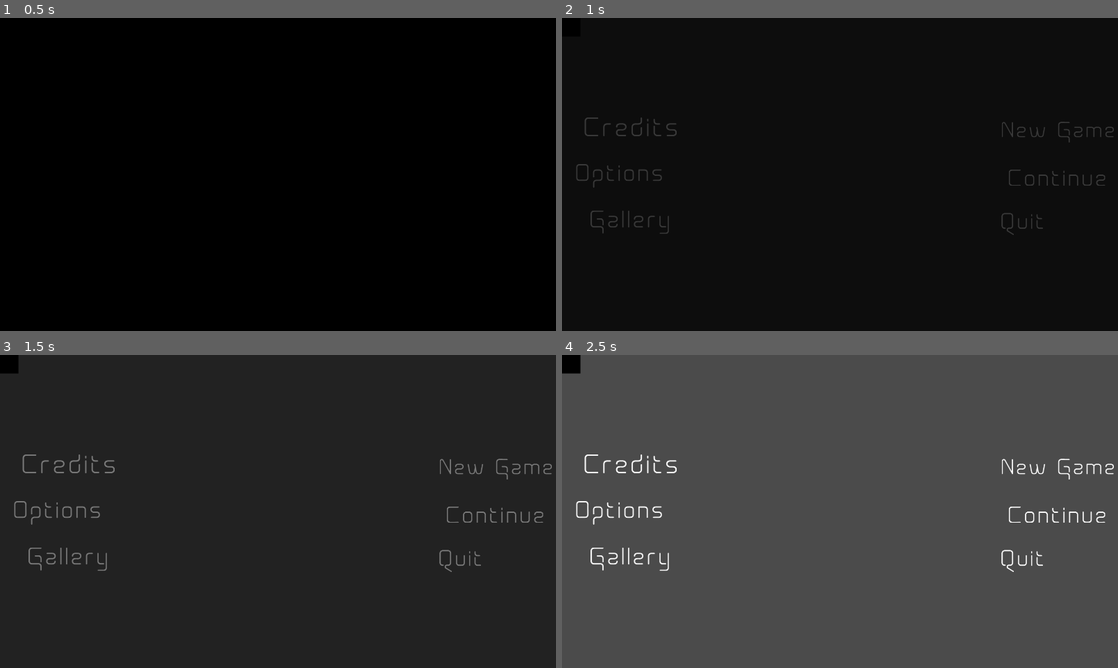
Above: before the commit, frames 1-4 (two rows, left to right).
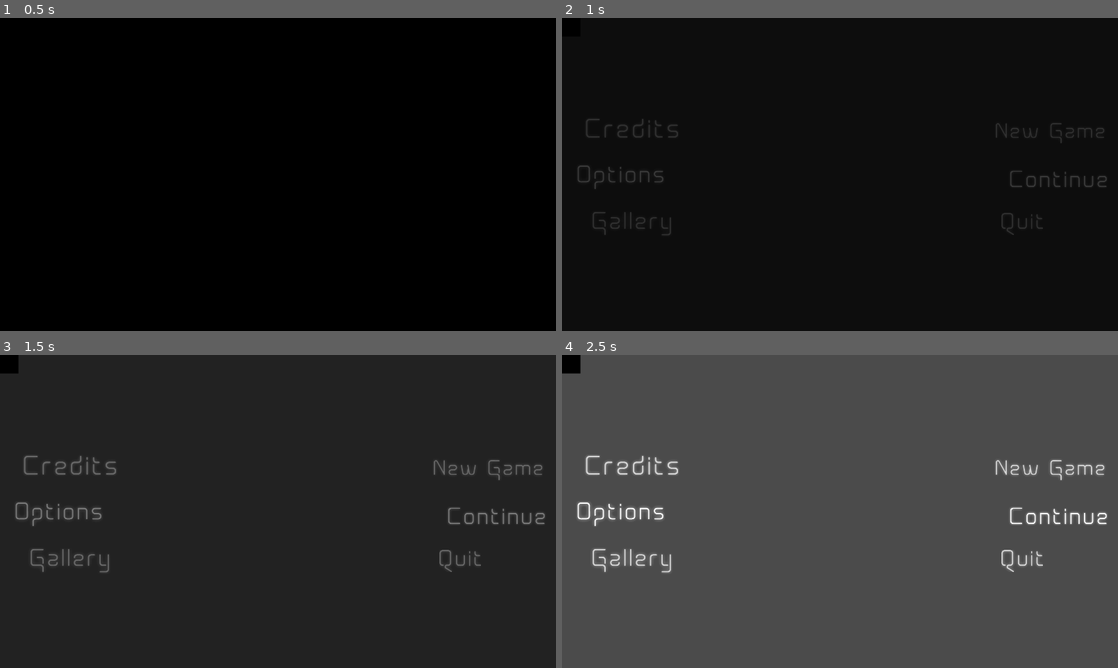
Above: after the commit, the same moments.

Repository: TomkoSK/Layers
Game: Godot game, scene res://BlackScene.tscn
Same seed, same stepped clock (60 frames per second), same inputs: the game is played once before the commit and once after it. Video files are missing from this copy of the repository; at most half a second of black plays in their place. Sound files missing from this copy of the repository are replaced by a short silence.
Inputs (mouse positions are in pixels of both pictures, inside the frame that each line leads up to; where the layout moved, square brackets give the same spot in the first picture):
- Up to frame 1 (0.5 s): no input
- Up to frame 2 (1 s): click (623, 177) [617, 174] at 0.5 s
- Up to frame 3 (1.5 s): click (72, 561) [72, 558] at 1.25 s
- Up to frame 4 (2.5 s): click (634, 464) [628, 464] at 2 s

Frame 1 is identical in both runs. In frame 2, 1.2% of the frame differs, in the area x 2-100%, y 31-70%; in frame 3, 1.7%; in frame 4, 2.3%.

Commit message:
Making main menu fancier, WIP just ending the day here

Diff:
--- a/Scenes/MainMenu.tscn
+++ b/Scenes/MainMenu.tscn
@@ -1,13 +1,14 @@
-[gd_scene load_steps=9 format=3 uid="uid://bsoithy5lg7is"]
+[gd_scene load_steps=10 format=3 uid="uid://bsoithy5lg7is"]
 
 [ext_resource type="Script" path="res://Scripts/MainMenu.gd" id="1_0bdrc"]
 [ext_resource type="VideoStream" path="res://output.ogv" id="2_crwrw"]
 [ext_resource type="Texture2D" uid="uid://ce47a7mikq46j" path="res://MainMenuButtons/Continue.png" id="3_1ps3f"]
-[ext_resource type="Texture2D" uid="uid://cs312hkdfnu1m" path="res://MainMenuButtons/NewGame.png" id="4_k0rbs"]
 [ext_resource type="Texture2D" uid="uid://dkmmuwk8sxfoc" path="res://MainMenuButtons/Options.png" id="5_5v4vt"]
+[ext_resource type="Texture2D" uid="uid://dpn8yu8p5rmrq" path="res://MainMenuButtons/NewButton.png" id="5_8qv40"]
 [ext_resource type="Texture2D" uid="uid://c6ajqmcd2va28" path="res://MainMenuButtons/Gallery.png" id="6_6x28t"]
 [ext_resource type="Texture2D" uid="uid://cbwq5k1y3y8mp" path="res://MainMenuButtons/Credits.png" id="7_x2h1r"]
 [ext_resource type="Texture2D" uid="uid://5qj1ebek6oke" path="res://MainMenuButtons/text-1704400544344.png" id="8_go4iy"]
+[ext_resource type="Texture2D" uid="uid://cg6012dh7t047" path="res://Textures/square.png" id="9_p2mw5"]
 
 [node name="MainMenu" type="Node2D"]
 script = ExtResource("1_0bdrc")
@@ -23,20 +24,32 @@
 [node name="Continue" type="Button" parent="."]
 offset_left = 1540.0
 offset_top = 520.0
-offset_right = 2024.0
-offset_bottom = 609.0
+offset_right = 2035.0
+offset_bottom = 622.0
 scale = Vector2(0.7, 0.7)
 icon = ExtResource("3_1ps3f")
 flat = true
 
+[node name="Arrow" type="Sprite2D" parent="Continue"]
+visible = false
+position = Vector2(-24.2857, 47.1428)
+scale = Vector2(20, 20)
+texture = ExtResource("9_p2mw5")
+
 [node name="NewGame" type="Button" parent="."]
-offset_left = 1515.0
+offset_left = 1490.0
 offset_top = 355.0
-offset_right = 1963.0
+offset_right = 1938.0
 offset_bottom = 444.0
-scale = Vector2(0.88, 0.88)
-icon = ExtResource("4_k0rbs")
+scale = Vector2(0.85, 0.85)
+icon = ExtResource("5_8qv40")
 flat = true
+
+[node name="Arrow" type="Sprite2D" parent="NewGame"]
+visible = false
+position = Vector2(-20, 35.2941)
+scale = Vector2(20, 20)
+texture = ExtResource("9_p2mw5")
 
 [node name="Options" type="Button" parent="."]
 offset_left = 45.0
@@ -46,6 +59,12 @@
 icon = ExtResource("5_5v4vt")
 flat = true
 
+[node name="Arrow" type="Sprite2D" parent="Options"]
+visible = false
+position = Vector2(322, 43)
+scale = Vector2(20, 20)
+texture = ExtResource("9_p2mw5")
+
 [node name="Gallery" type="Button" parent="."]
 offset_left = 95.0
 offset_top = 660.0
@@ -53,6 +72,12 @@
 offset_bottom = 749.0
 icon = ExtResource("6_6x28t")
 flat = true
+
+[node name="Arrow" type="Sprite2D" parent="Gallery"]
+visible = false
+position = Vector2(302, 44)
+scale = Vector2(20, 20)
+texture = ExtResource("9_p2mw5")
 
 [node name="Credits" type="Button" parent="."]
 offset_left = 75.0
@@ -63,6 +88,12 @@
 icon = ExtResource("7_x2h1r")
 flat = true
 
+[node name="Arrow" type="Sprite2D" parent="Credits"]
+visible = false
+position = Vector2(436.25, 57.5)
+scale = Vector2(25, 25)
+texture = ExtResource("9_p2mw5")
+
 [node name="Quit" type="Button" parent="."]
 offset_left = 1515.0
 offset_top = 670.0
@@ -72,8 +103,26 @@
 icon = ExtResource("8_go4iy")
 flat = true
 
+[node name="Arrow" type="Sprite2D" parent="Quit"]
+visible = false
+position = Vector2(-16.25, 41.25)
+scale = Vector2(20, 20)
+texture = ExtResource("9_p2mw5")
+
+[connection signal="mouse_entered" from="Continue" to="." method="_on_continue_mouse_entered"]
+[connection signal="mouse_exited" from="Continue" to="." method="_on_continue_mouse_exited"]
 [connection signal="pressed" from="Continue" to="." method="_on_continue_pressed"]
+[connection signal="mouse_entered" from="NewGame" to="." method="_on_new_game_mouse_entered"]
+[connection signal="mouse_exited" from="NewGame" to="." method="_on_new_game_mouse_exited"]
 [connection signal="pressed" from="NewGame" to="." method="_on_new_game_pressed"]
+[connection signal="mouse_entered" from="Options" to="." method="_on_options_mouse_entered"]
+[connection signal="mouse_exited" from="Options" to="." method="_on_options_mouse_exited"]
 [connection signal="pressed" from="Options" to="." method="_on_options_button_pressed"]
+[connection signal="mouse_entered" from="Gallery" to="." method="_on_gallery_mouse_entered"]
+[connection signal="mouse_exited" from="Gallery" to="." method="_on_gallery_mouse_exited"]
+[connection signal="mouse_entered" from="Credits" to="." method="_on_credits_mouse_entered"]
+[connection signal="mouse_exited" from="Credits" to="." method="_on_credits_mouse_exited"]
 [connection signal="pressed" from="Credits" to="." method="_on_credits_pressed"]
+[connection signal="mouse_entered" from="Quit" to="." method="_on_quit_mouse_entered"]
+[connection signal="mouse_exited" from="Quit" to="." method="_on_quit_mouse_exited"]
 [connection signal="pressed" from="Quit" to="." method="_on_quit_button_pressed"]
--- a/Scenes/Settings.tscn
+++ b/Scenes/Settings.tscn
@@ -1,12 +1,21 @@
-[gd_scene load_steps=5 format=3 uid="uid://cv6e0j8ix7vsh"]
+[gd_scene load_steps=9 format=3 uid="uid://cv6e0j8ix7vsh"]
 
 [ext_resource type="Script" path="res://Scripts/Settings.gd" id="1_67gjx"]
+[ext_resource type="Texture2D" uid="uid://bgdbxn7jiw3u5" path="res://Textures/Save_Slots_Button.png" id="2_xugl2"]
+[ext_resource type="Theme" uid="uid://q20srnrdcdy3" path="res://SliderTheme.tres" id="3_6a021"]
 
 [sub_resource type="LabelSettings" id="LabelSettings_73b4o"]
 font_size = 80
 
 [sub_resource type="LabelSettings" id="LabelSettings_4ecnj"]
 font_size = 35
+
+[sub_resource type="StyleBoxTexture" id="StyleBoxTexture_o0srn"]
+texture = ExtResource("2_xugl2")
+
+[sub_resource type="Theme" id="Theme_leh0t"]
+HSlider/styles/slider = SubResource("StyleBoxTexture_o0srn")
+OptionButton/colors/font_color = Color(1, 1, 1, 1)
 
 [sub_resource type="LabelSettings" id="LabelSettings_06ni4"]
 font_size = 30
@@ -44,7 +53,9 @@
 [node name="OptionButton" type="OptionButton" parent="VBoxContainer/WindowMode"]
 layout_mode = 2
 size_flags_horizontal = 3
+theme = SubResource("Theme_leh0t")
 item_count = 2
+selected = 0
 popup/item_0/text = "Fullscreen"
 popup/item_0/id = 3
 popup/item_1/text = "Windowed"
@@ -67,6 +78,7 @@
 layout_mode = 2
 size_flags_horizontal = 3
 size_flags_vertical = 1
+theme = ExtResource("3_6a021")
 max_value = 1.0
 step = 0.01
 value = 0.5
@@ -88,6 +100,7 @@
 layout_mode = 2
 size_flags_horizontal = 3
 size_flags_vertical = 1
+theme = ExtResource("3_6a021")
 max_value = 1.0
 step = 0.01
 value = 0.5
@@ -109,6 +122,7 @@
 layout_mode = 2
 size_flags_horizontal = 3
 size_flags_vertical = 1
+theme = ExtResource("3_6a021")
 min_value = 0.1
 max_value = 1.9
 step = 0.01
--- a/Scripts/MainMenu.gd
+++ b/Scripts/MainMenu.gd
@@ -1,6 +1,13 @@
 extends Node2D
 
+var focusedDict
+var positions
+var previousArrow
+
 func _ready():
+	previousArrow = $Credits/Arrow
+	focusedDict = {$NewGame : false, $Continue : false, $Quit : false, $Credits : false, $Options : false, $Gallery : false}
+	positions = {$NewGame : $NewGame.global_position, $Continue : $Continue.global_position, $Quit : $Quit.global_position, $Credits : $Credits.global_position, $Options : $Options.global_position, $Gallery : $Gallery.global_position}
 	UIButtons.set_visibility("ui", false)#Hides the UI buttons
 	var settings = FileManager.load_settings() #Loads the settings from the saved file
 	GlobalWorldEnvironment.environment.adjustment_brightness = settings.brightness#This sets the brightness to the settings value
@@ -23,3 +30,79 @@
 
 func _on_continue_pressed():
 	SceneManager.openSaveSlots("continue")
+
+#I assure you this cannot be done in a better way :(
+func _on_continue_mouse_entered():
+	focusedDict[$Continue]= true
+	previousArrow.hide()
+	$Continue/Arrow.show()
+	previousArrow = $Continue/Arrow
+
+func _on_new_game_mouse_entered():
+	focusedDict[$NewGame] = true
+	previousArrow.hide()
+	$NewGame/Arrow.show()
+	previousArrow = $NewGame/Arrow
+
+func _on_options_mouse_entered():
+	focusedDict[$Options]= true
+	previousArrow.hide()
+	$Options/Arrow.show()
+	previousArrow = $Options/Arrow
+
+func _on_gallery_mouse_entered():
+	focusedDict[$Gallery]= true
+	previousArrow.hide()
+	$Gallery/Arrow.show()
+	previousArrow = $Gallery/Arrow
+
+
+func _on_quit_mouse_entered():
+	focusedDict[$Quit]= true
+	previousArrow.hide()
+	$Quit/Arrow.show()
+	previousArrow = $Quit/Arrow
+
+
+func _on_credits_mouse_entered():
+	focusedDict[$Credits]= true
+	previousArrow.hide()
+	$Credits/Arrow.show()
+	previousArrow = $Credits/Arrow
+
+
+#The same way for the mouse exit, this is the only way I know how to do it
+func _on_quit_mouse_exited():
+	focusedDict[$Quit] = false
+
+func _on_credits_mouse_exited():
+	focusedDict[$Credits] = false
+
+func _on_gallery_mouse_exited():
+	focusedDict[$Gallery] = false
+
+func _on_options_mouse_exited():
+	focusedDict[$Options] = false
+
+func _on_new_game_mouse_exited():
+	focusedDict[$NewGame] = false
+
+func _on_continue_mouse_exited():
+	focusedDict[$Continue] = false
+
+func _physics_process(delta):
+	for key in focusedDict:
+		if(focusedDict[key] == true):
+			if(key == $NewGame or key == $Continue or key == $Quit):
+				key.global_position.x += 180*delta
+				key.global_position.x = clamp(key.global_position.x, positions[key].x, positions[key].x+40)
+			else:
+				key.global_position.x -= 180*delta
+				key.global_position.x = clamp(key.global_position.x, positions[key].x-40, positions[key].x)
+		else:
+			if(key == $NewGame or key == $Continue or key == $Quit):
+				key.global_position.x -= 420*delta
+				key.global_position.x = clamp(key.global_position.x, positions[key].x, positions[key].x+40)
+			else:
+				key.global_position.x += 420*delta
+				key.global_position.x = clamp(key.global_position.x, positions[key].x-40, positions[key].x)
--- /dev/null
+++ b/SliderTheme.tres
@@ -0,0 +1,27 @@
+[gd_resource type="Theme" load_steps=4 format=3 uid="uid://q20srnrdcdy3"]
+
+[sub_resource type="StyleBoxFlat" id="StyleBoxFlat_1liuk"]
+bg_color = Color(0.235294, 0, 0, 1)
+corner_radius_top_left = 4
+corner_radius_top_right = 4
+corner_radius_bottom_right = 4
+corner_radius_bottom_left = 4
+
+[sub_resource type="StyleBoxFlat" id="StyleBoxFlat_p628h"]
+bg_color = Color(0.313726, 0, 0, 1)
+
+[sub_resource type="StyleBoxFlat" id="StyleBoxFlat_t05l8"]
+content_margin_left = 4.0
+content_margin_top = 4.0
+content_margin_right = 4.0
+content_margin_bottom = 4.0
+bg_color = Color(0.509804, 0, 0, 1)
+corner_radius_top_left = 4
+corner_radius_top_right = 4
+corner_radius_bottom_right = 4
+corner_radius_bottom_left = 4
+
+[resource]
+HSlider/styles/grabber_area = SubResource("StyleBoxFlat_1liuk")
+HSlider/styles/grabber_area_highlight = SubResource("StyleBoxFlat_p628h")
+HSlider/styles/slider = SubResource("StyleBoxFlat_t05l8")
Binary file changed: MainMenuButtons/Continue.png
Binary file changed: MainMenuButtons/Credits.png
Binary file changed: MainMenuButtons/Gallery.png
Binary file added: MainMenuButtons/NewButton.png
Not shown, changed: MainMenuButtons/NewButton.png.import
Binary file removed: MainMenuButtons/NewGame.png
Binary file changed: MainMenuButtons/Options.png
Binary file changed: MainMenuButtons/text-1704400544344.png
Binary file added: Textures/Pwp_Logo_Layers.png
Not shown, added: Textures/Pwp_Logo_Layers.png.import
Not shown, added: MainMenuButtons/Continue.png~
Not shown, added: MainMenuButtons/Credits.png~
(and 6 more such lines)
